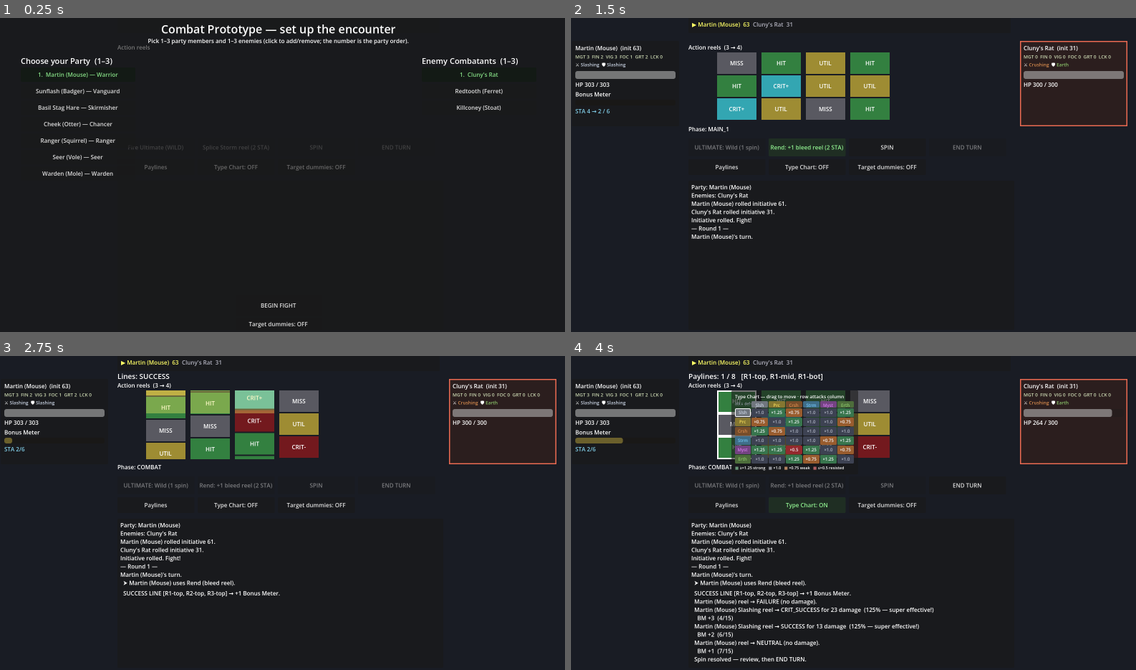
Above: before the commit, frames 1-4 (two rows, left to right).
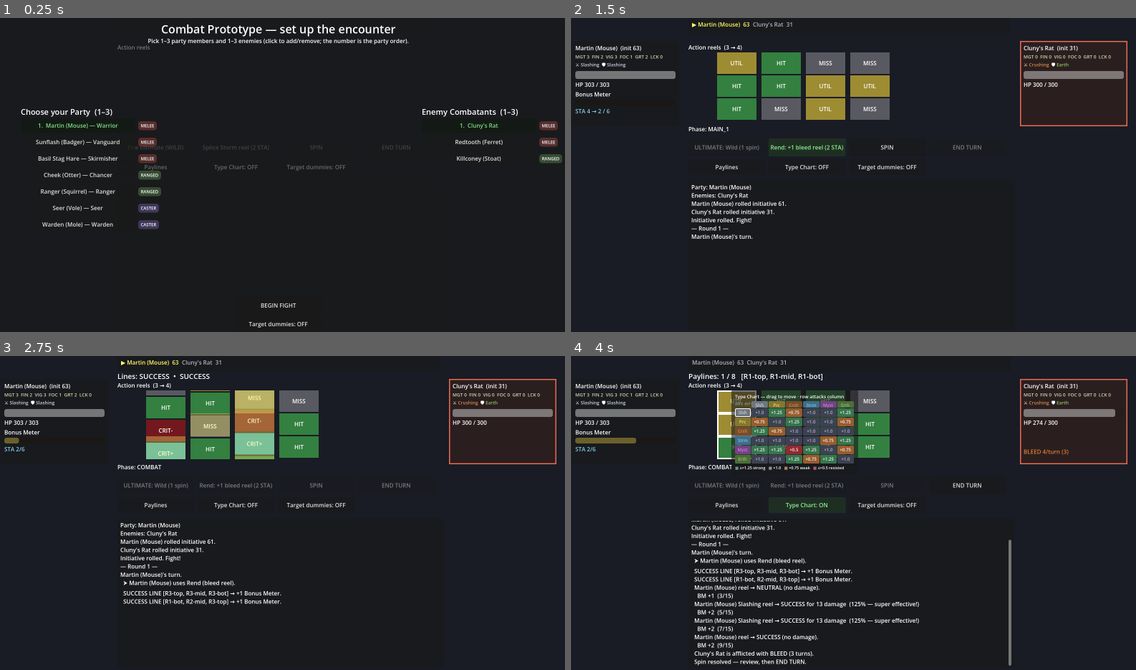
Above: after the commit, the same moments.

Repository: djkipyaboy/bunnies
Game: Godot game, scene res://combat/combat.tscn
The game is run twice, just before and just after one commit, with the same random seed, the same clock (stepped at 60 frames per second) and the same inputs.
Inputs:
- Up to frame 1 (0.25 s): no input
- Up to frame 2 (1.5 s): click "BEGIN FIGHT" at 0.5 s; click "Rend: +1 bleed reel (2 STA)" at 1.25 s
- Up to frame 3 (2.75 s): click "SPIN" at 2 s
- Up to frame 4 (4 s): click "Paylines" at 2.75 s; click "Type Chart: OFF" at 3.5 s

The runs differ from the first frame. In frame 1, 3.2% of the frame differs, in the area x 3-100%, y 12-68%; in frame 2, 3.8%; in frame 3, 5.3%; in frame 4, 6.6%, in the area x 8-97%, y 1-99%.

Commit message:
feat(ui): selection-screen polish — multi-line tooltips, role badges, centered columns
Co-Authored-By: Claude Opus 4.8 <noreply@anthropic.com>

Diff:
--- a/combat/combat.gd
+++ b/combat/combat.gd
@@ -326,7 +326,7 @@
 ## re-renders to "<n>.  <label>" in green when selected (the order number = its party slot), plain
 ## otherwise. [param labeler] maps an id → display text; [param on_change] fires after any toggle
 ## (used to re-gate BEGIN). Returns the Y just below the list. Spec §5.2.
-func _build_roster_list(parent: Control, heading: String, x: float, top_y: float, ids: Array[StringName], selected: Array, max_n: int, labeler: Callable, on_change: Callable) -> float:
+func _build_roster_list(parent: Control, heading: String, x: float, top_y: float, ids: Array[StringName], selected: Array, max_n: int, labeler: Callable, on_change: Callable, tooltip: Callable = Callable(), role: Callable = Callable()) -> float:
 	const BTN := Vector2(320, 40)
 	const STEP: float = 46.0
 	var head := Label.new()
@@ -352,6 +352,20 @@
 		var b := Button.new()
 		b.position = Vector2(x, list_top + i * STEP)
 		b.custom_minimum_size = BTN
+		if tooltip.is_valid():
+			b.tooltip_text = String(tooltip.call(id))
+		if role.is_valid():
+			var badge := Label.new()
+			badge.text = " %s " % RoleVisuals.label(role.call(id))
+			badge.add_theme_font_size_override("font_size", 12)
+			var sb := StyleBoxFlat.new()
+			var col: Color = RoleVisuals.color(role.call(id))
+			sb.bg_color = Color(col.r, col.g, col.b, 0.35)
+			sb.set_corner_radius_all(8)
+			sb.set_content_margin_all(4)
+			badge.add_theme_stylebox_override("normal", sb)
+			badge.position = Vector2(x + BTN.x + 8.0, list_top + i * STEP + 8.0)
+			parent.add_child(badge)
 		b.pressed.connect(func() -> void:
 			RosterSelection.toggle(selected, id, max_n)
 			refresh.call()
@@ -505,17 +519,27 @@
 			and _enemy_ids.size() >= 1 and _enemy_ids.size() <= 3
 		begin.disabled = not ok
 
+	# Vertically center the list block in the mid-region between the subtitle (~92) and the
+	# dummy/BEGIN buttons (~view.y-110). Block height = heading (34) + N rows (STEP = 46).
+	var rows: int = maxi(ClassLibrary.IDS.size(), EnemyLibrary.IDS.size())
+	var block_h: float = 34.0 + rows * 46.0
+	var region_top: float = 100.0
+	var region_bot: float = view.y - 120.0
+	var list_top_y: float = maxf(region_top, region_top + ((region_bot - region_top) - block_h) * 0.5)
+
 	# LEFT — Choose your Party (7 classes); label = "<display_name> — <Class>".
 	var class_label: Callable = func(id: StringName) -> String:
 		return "%s — %s" % [ClassLibrary.make(id).display_name, String(id).capitalize()]
-	_build_roster_list(_start_overlay, "Choose your Party  (1–3)", 80.0, 120.0,
-		ClassLibrary.IDS, _pc_class_ids, 3, class_label, update_begin)
+	_build_roster_list(_start_overlay, "Choose your Party  (1–3)", 80.0, list_top_y,
+		ClassLibrary.IDS, _pc_class_ids, 3, class_label, update_begin,
+		_class_select_tooltip, func(id: StringName) -> StringName: return ClassLibrary.make(id).combat_role)
 
 	# RIGHT — Enemy Combatants (3 enemies); label = the enemy's display name.
 	var enemy_label: Callable = func(id: StringName) -> String:
 		return EnemyLibrary.label(id)
-	_build_roster_list(_start_overlay, "Enemy Combatants  (1–3)", view.x - 400.0, 120.0,
-		EnemyLibrary.IDS, _enemy_ids, 3, enemy_label, update_begin)
+	_build_roster_list(_start_overlay, "Enemy Combatants  (1–3)", view.x - 400.0, list_top_y,
+		EnemyLibrary.IDS, _enemy_ids, 3, enemy_label, update_begin,
+		_enemy_select_tooltip, func(id: StringName) -> StringName: return EnemyLibrary.role(id))
 
 	# Dummy toggle (permanent testing aid) near BEGIN.
 	var dummy_btn := Button.new()
@@ -527,6 +551,28 @@
 	_start_overlay.add_child(dummy_btn)
 
 	update_begin.call()
+
+## Multi-row hover text for a party-pick button (spec 2026-06-28 §4.1): name / type · reels · role /
+## ability / ultimate, one per line.
+func _class_select_tooltip(id: StringName) -> String:
+	var cc: CharacterClass = ClassLibrary.make(id)
+	var lines: PackedStringArray = []
+	lines.append(cc.display_name)
+	lines.append("%s · %d reels · %s" % [TypeVisuals.type_name(cc.weapon_type), cc.reel_count, RoleVisuals.label(cc.combat_role).capitalize()])
+	lines.append("Ability: %s" % _ability_name(cc.ability_id))
+	lines.append("Ultimate: %s" % _ultimate_name(cc.ultimate_id))
+	return "\n".join(lines)
+
+## Multi-row hover text for an enemy-pick button: name / type · reels · role / borrowed ability (if any).
+func _enemy_select_tooltip(id: StringName) -> String:
+	var e: Combatant = EnemyLibrary.make(id)
+	var lines: PackedStringArray = []
+	lines.append(e.display_name)
+	var reels: int = e.weapon.reels.size() if e.weapon != null else 0
+	lines.append("%s · %d reels · %s" % [TypeVisuals.type_name(e.weapon_type()), reels, RoleVisuals.label(EnemyLibrary.role(id)).capitalize()])
+	if e.ability_id != &"":
+		lines.append("Ability: %s" % _ability_name(e.ability_id))
+	return "\n".join(lines)
 
 ## Per-class one-line summaries for the class-picker button tooltips.
 func _class_tooltip(id: StringName) -> String:
